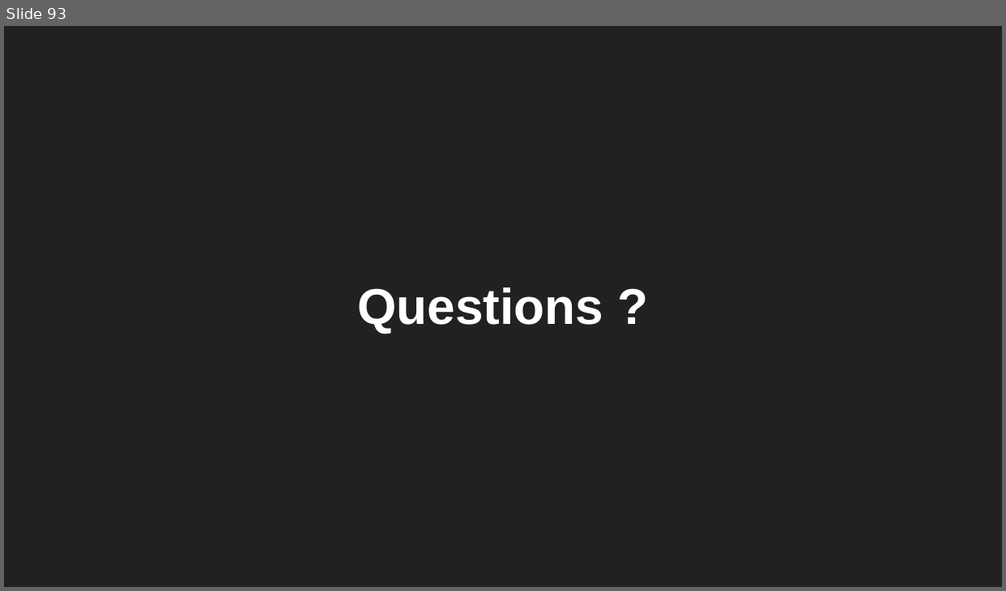
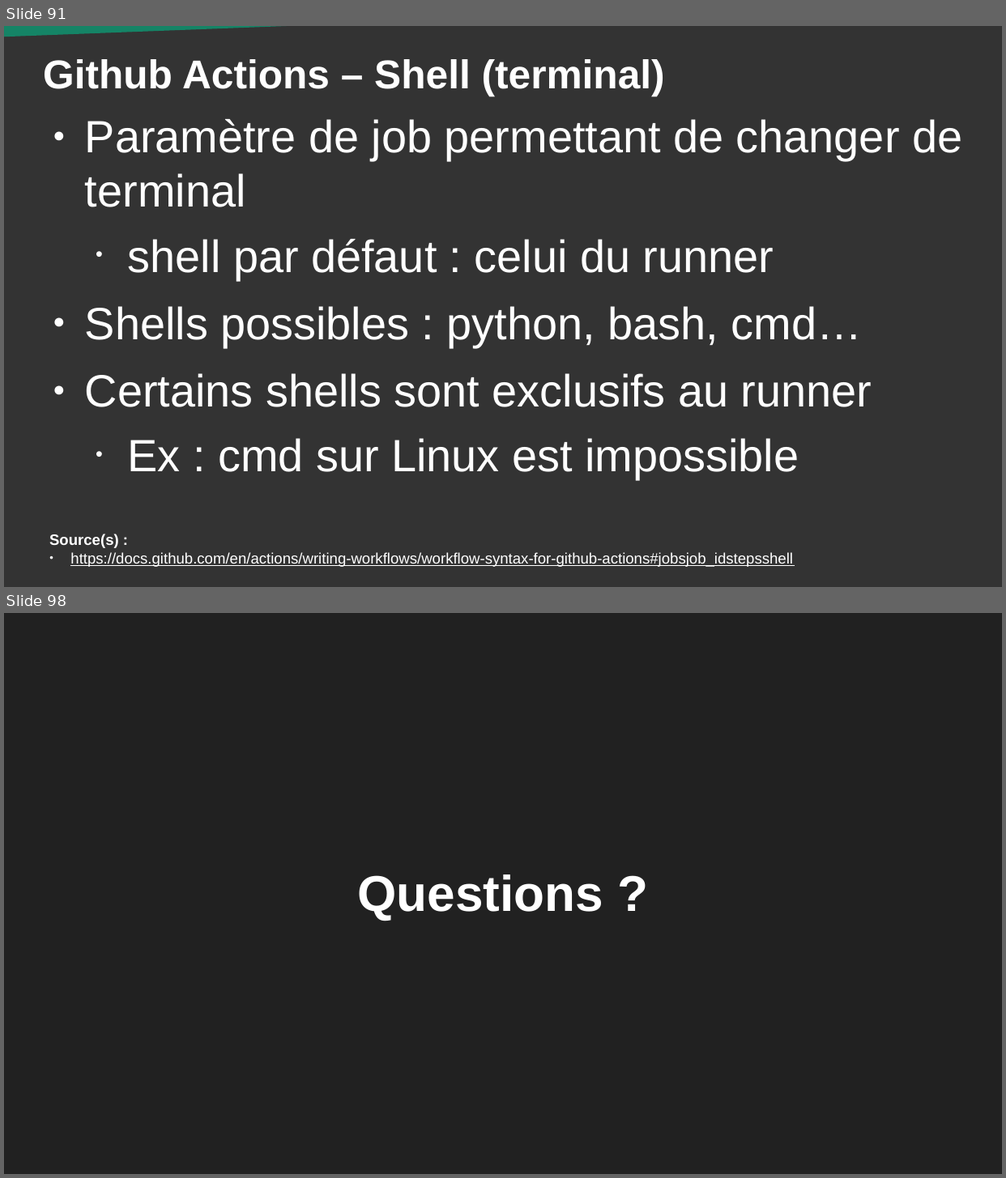
Before and after one commit to DanYellow/cours, a slide deck: developpement-web-et-dispositif-interactif-s6/travaux-pratiques/numero-4/presentation.odp. Shown one above the other, each under a label of ours: slide 93 before the commit, slides 91 and 98 after it; the slides between them are not shown. The pictures are 1006x591 and 1006x1178 pixels, drawn with LibreOffice and Linux fonts; fonts in the diff are those of the drawing. Boxes give left, top, right and bottom in pixels: in the first picture for what was removed or moved away, otherwise in the second. Text is boxed around its words. In the diff, an @@ line names an element or a change of style, - is before the commit and + after.

```diff
--- a/developpement-web-et-dispositif-interactif-s6/travaux-pratiques/numero-4/presentation.odp
+++ b/developpement-web-et-dispositif-interactif-s6/travaux-pratiques/numero-4/presentation.odp
@@ slide 91 added at bbox=[4, 26, 1002, 587], background #333333 @@
@@ right triangle added at bbox=[4, 26, 475, 39], fill #158466 @@
@@ title added at bbox=[43, 59, 665, 96], 32 pt, text #FFFFFF, bold @@
+Github Actions – Shell (terminal)
@@ text added at bbox=[85, 119, 962, 480], 36 pt, text #FFFFFF @@
+● Paramètre de job permettant de changer de terminal
+  • shell par défaut : celui du runner
+● Shells possibles : python, bash, cmd…
+● Certains shells sont exclusifs au runner
+  • Ex : cmd sur Linux est impossible
@@ text added at bbox=[49, 534, 793, 567], 12 pt, text #FFFFFF, underline @@
+Source(s) :
+● https://docs.github.com/en/actions/writing-workflows/workflow-syntax-for-github-actions#jobsjob_idstepsshell
@@ what was slide 93 is now slide 98 @@
```
Also in this commit, not shown: 5 slides changed, 4 other slides added.
